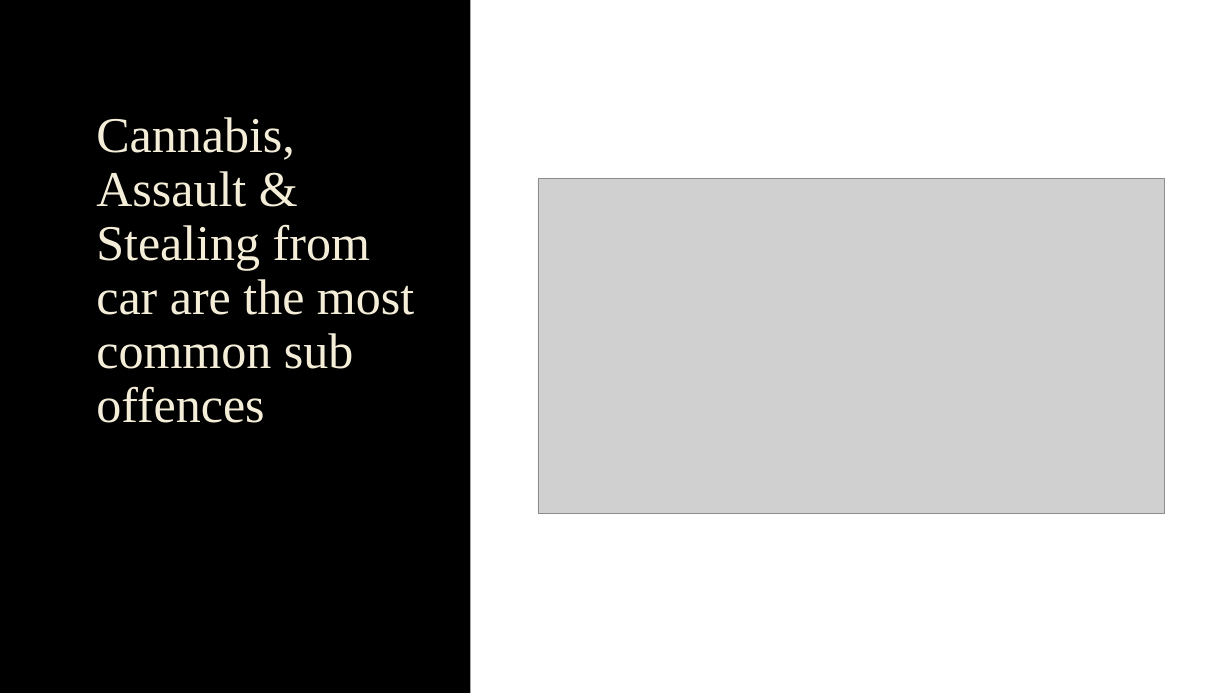
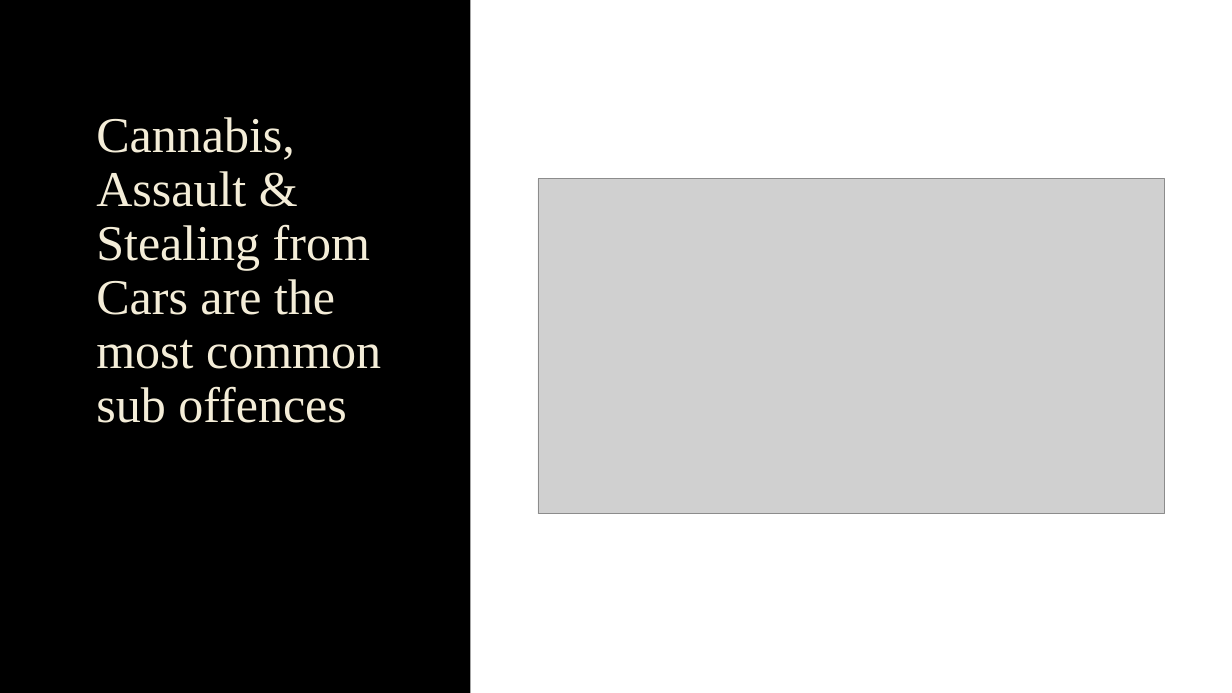
Before and after one commit to sebgiunta/IOD_Mini_Project_1_crimedata, a slide deck: slide 6 of iod_mini_project_crime_data.pptx (slide 5 before the commit). Drawn at 1232x693 pixels with LibreOffice and Linux fonts; fonts in the diff are those of the drawing; grey boxes stand for pictures; background and template pictures are left out. Boxes give left, top, right and bottom in pixels: in the first picture for what was removed or moved away, otherwise in the second. Text is boxed around its words. In the diff, an @@ line names an element or a change of style, - is before the commit and + after.

```diff
--- a/iod_mini_project_crime_data.pptx
+++ b/iod_mini_project_crime_data.pptx
@@ title at (96,117,381,423): text changed @@
-Cannabis, Assault & Stealing from car are the most common sub offences
+Cannabis, Assault & Stealing from Cars are the most common sub offences
```
Also in this commit, not shown: 7 other slides changed, 4 slides added, 1 slide removed, 1 other file.
